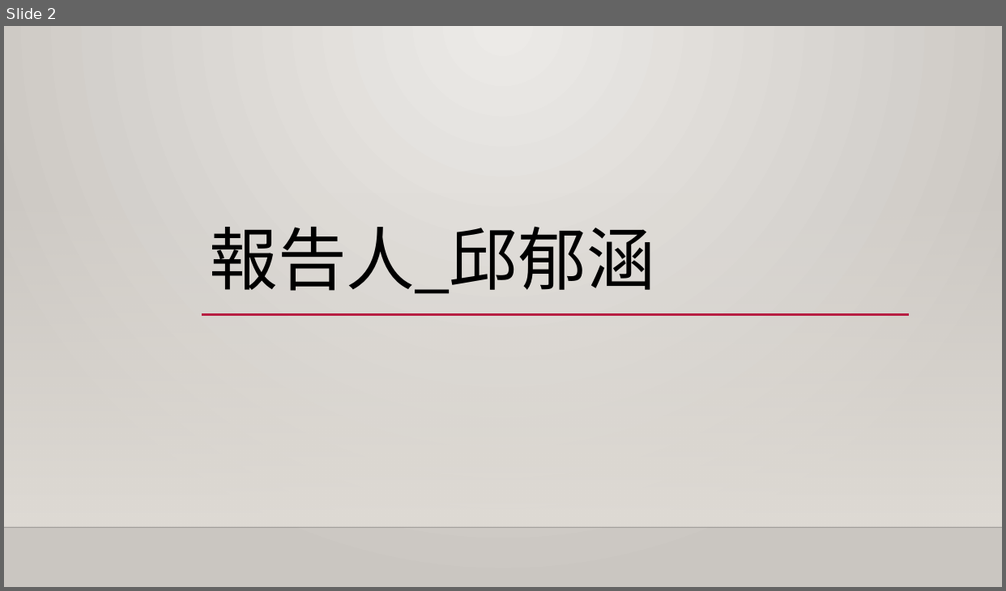
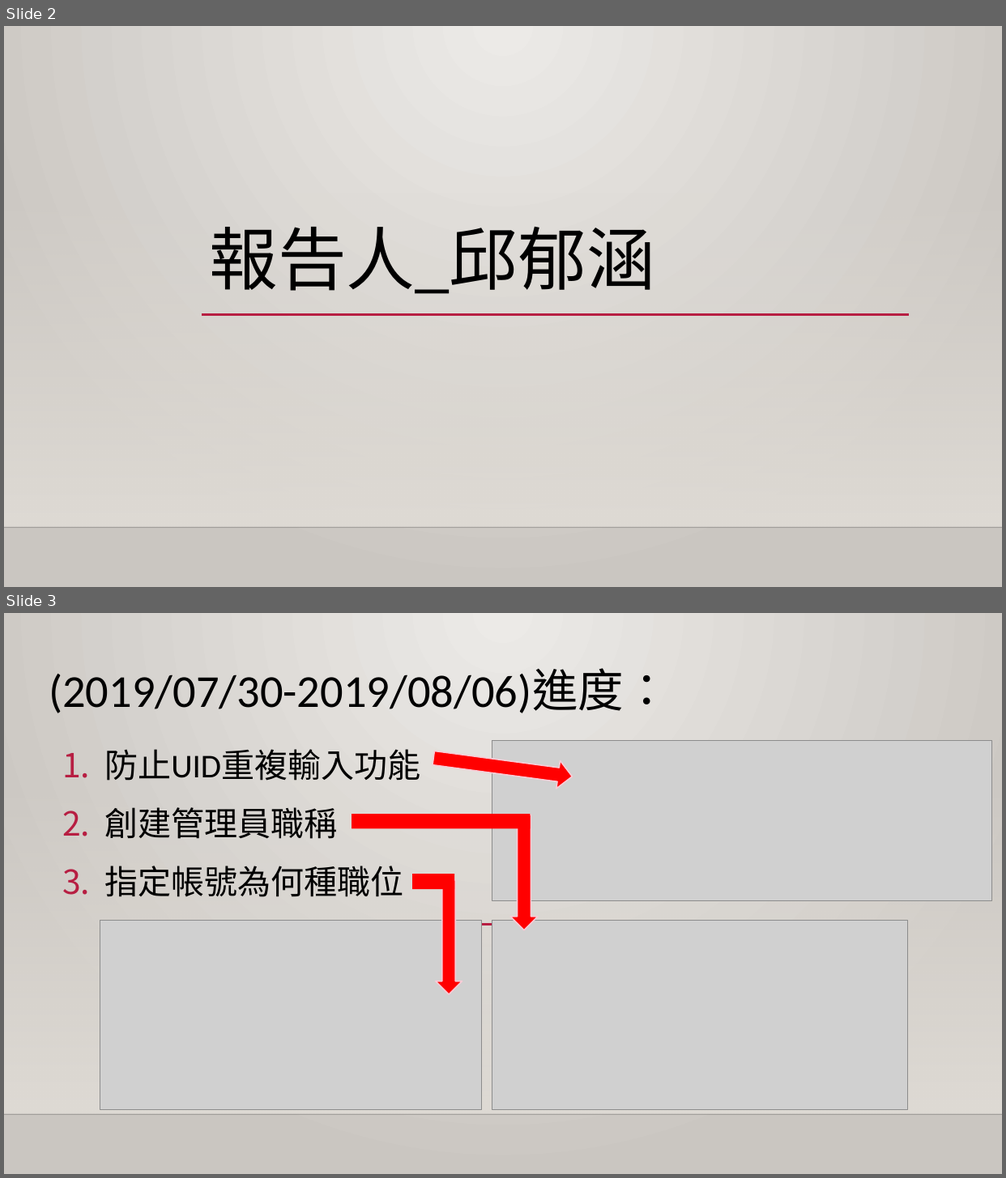
Before and after one commit to QINGSHURUNINDEXINGMING/PccuHW, a slide deck: 暑假第4次會議.pptx. Shown one above the other, each under a label of ours: slide 2 before the commit, slides 2 and 3 after it. The pictures are 1006x591 and 1006x1178 pixels, drawn with LibreOffice and Linux fonts; fonts in the diff are those of the drawing; grey boxes stand for pictures; background and template pictures are left out. Boxes give left, top, right and bottom in pixels: in the first picture for what was removed or moved away, otherwise in the second. Text is boxed around its words. In the diff, an @@ line names an element or a change of style, - is before the commit and + after.

```diff
--- a/暑假第4次會議.pptx
+++ b/暑假第4次會議.pptx
@@ slide 3 added at box(4, 613, 1002, 1174), background gradient #ECEAE7 to #CAC7C1; not listed: 2 template elements that a slide beside it also shows @@
@@ title added at box(49, 669, 670, 713), 44 pt, text #000000 @@
+(2019/07/30-2019/08/06)進度：
@@ text added at box(104, 749, 421, 897), 32 pt, text #000000 @@
+1. 防止UID重複輸入功能
+2. 創建管理員職稱
+3. 指定帳號為何種職位
@@ down arrow added at box(432, 744, 574, 791), fill #FF0000, outline #F7CCD6 1.25 pt @@
@@ picture added at box(492, 741, 991, 902) @@
@@ rectangle added at box(351, 815, 530, 829), fill #FF0000 @@
@@ down arrow added at box(510, 815, 538, 931), fill #FF0000, outline #F7CCD6 1.25 pt @@
@@ rectangle added at box(413, 875, 454, 890), fill #FF0000 @@
@@ down arrow added at box(436, 880, 462, 995), fill #FF0000, outline #F7CCD6 1.25 pt @@
@@ picture added at box(100, 921, 482, 1110) @@
@@ line added from (123, 924) to (829, 924), #B71E42 2.5 pt @@
@@ picture added at box(492, 921, 908, 1110) @@
```
Also in this commit, not shown: 1 other slide added, 1 slide removed, 7 other files.
